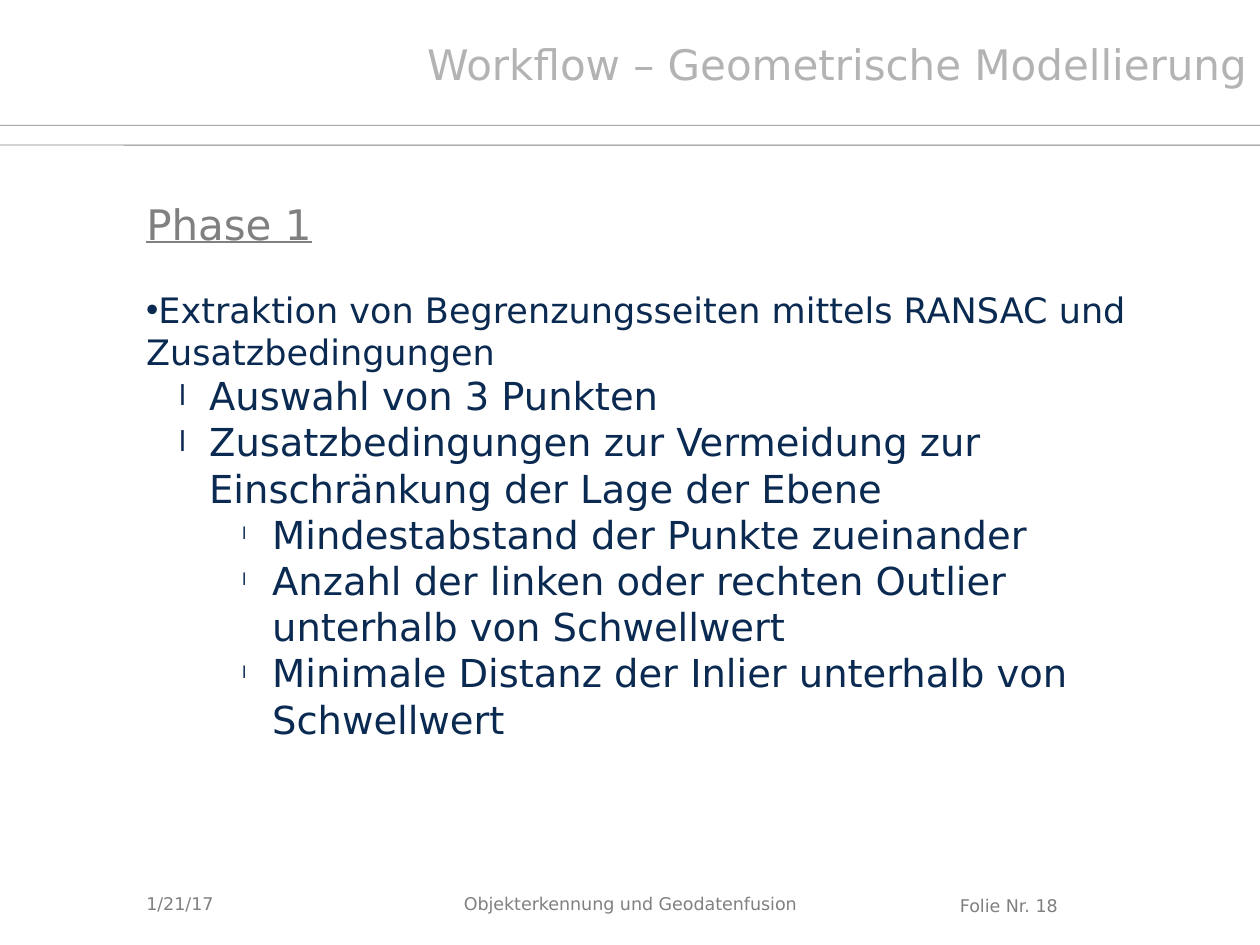
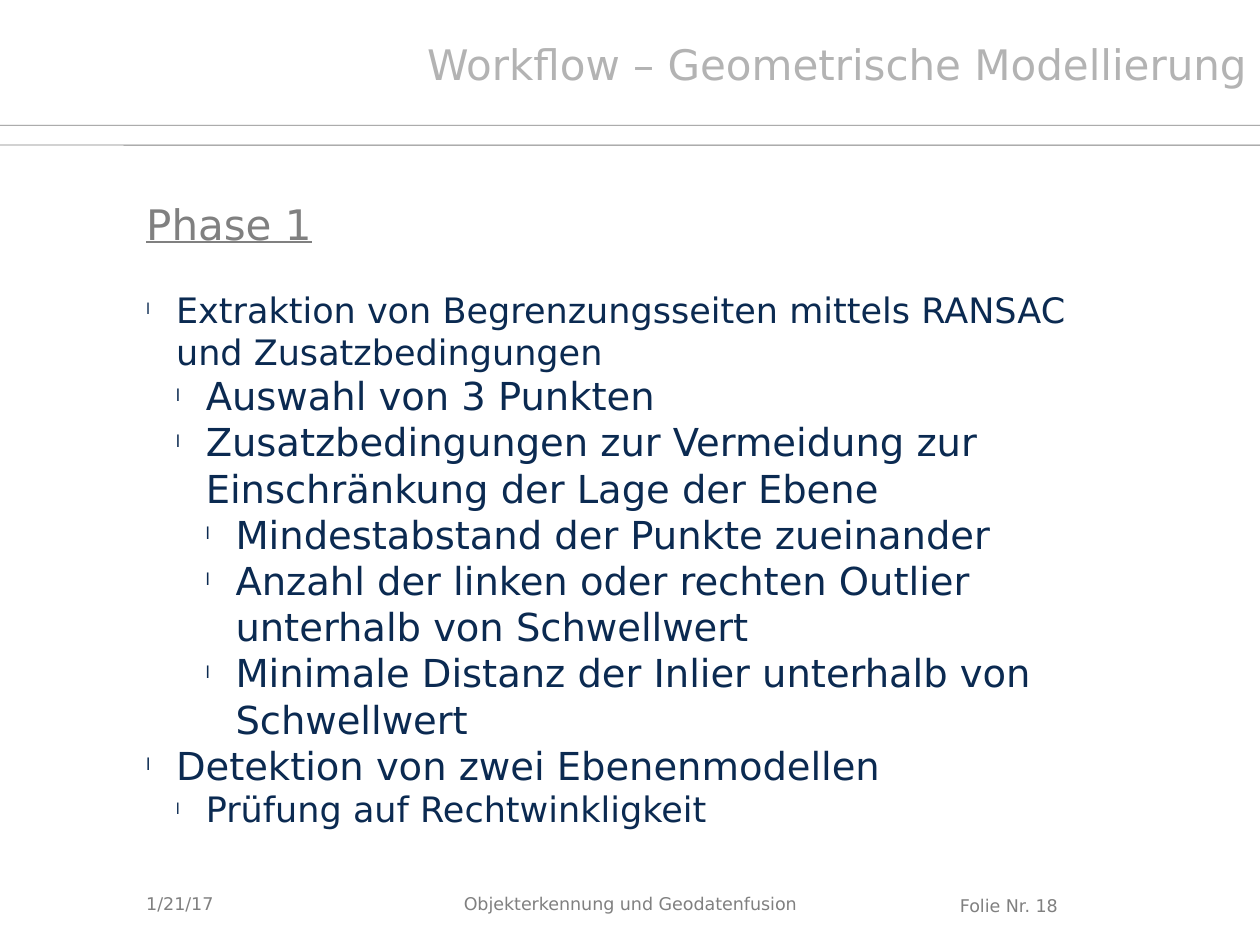
Before and after one commit to Kalmar131/PCL_Dachstuhl2016, a slide deck: slide 18 of Abschlusspräsentation_20170124.pptx. Drawn at 1260x945 pixels with LibreOffice and Linux fonts; fonts in the diff are those of the drawing; background and template pictures are left out. Boxes give left, top, right and bottom in pixels: in the first picture for what was removed or moved away, otherwise in the second. Text is boxed around its words. In the diff, an @@ line names an element or a change of style, - is before the commit and + after.

```diff
--- a/Abschlusspräsentation_20170124.pptx
+++ b/Abschlusspräsentation_20170124.pptx
@@ text at <box>176,296,1065,735</box>: bullet • to l; indent changed @@
@@ text at <box>176,750,880,830</box>: paragraphs added @@
+l Detektion von zwei Ebenenmodellen
+  l Prüfung auf Rechtwinkligkeit
```
Also in this commit, not shown: 15 other slides changed, 1 other file.
